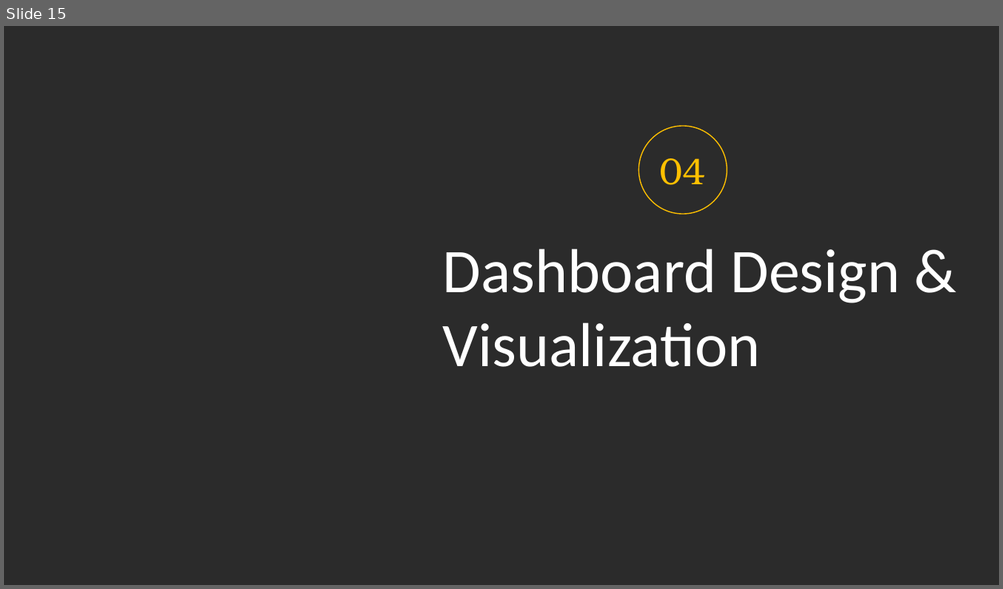
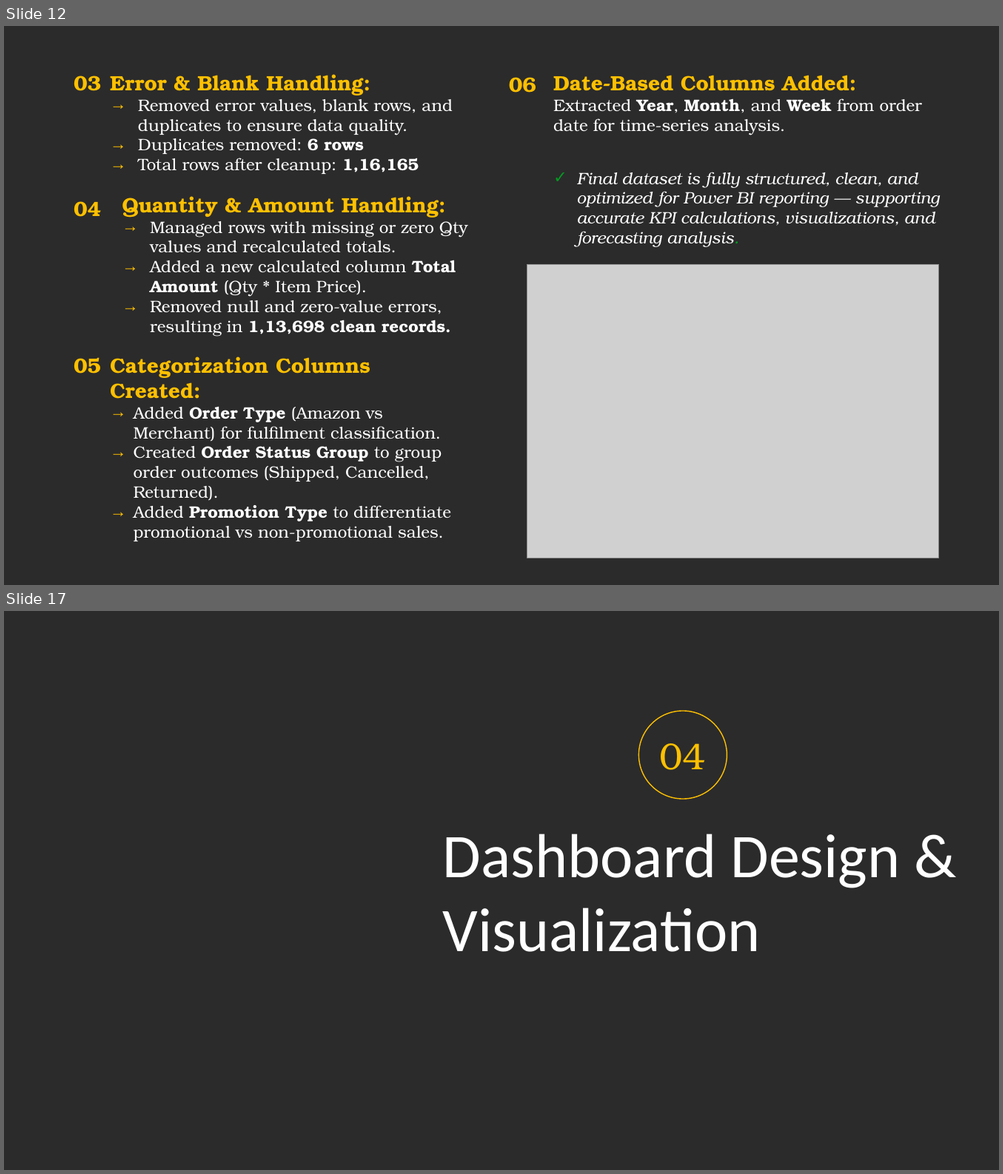
Before and after one commit to prafullwahatule/BI-Amazon-Sale-Report, a slide deck: Report/Amazon Sales Report.pptx. Shown one above the other, each under a label of ours: slide 15 before the commit, slides 12 and 17 after it; the slides between them are not shown. The pictures are 1003x589 and 1003x1174 pixels, drawn with LibreOffice and Linux fonts; fonts in the diff are those of the drawing; grey boxes stand for pictures; background and template pictures are left out; a plain dark background stands for a picture behind light text. Boxes give left, top, right and bottom in pixels: in the first picture for what was removed or moved away, otherwise in the second. Text is boxed around its words. In the diff, an @@ line names an element or a change of style, - is before the commit and + after.

Commit message:
Complete EDA & Data Transformation Section in PPT

```diff
--- a/Report/Amazon Sales Report.pptx
+++ b/Report/Amazon Sales Report.pptx
@@ slide 12 added at [4, 26, 999, 585], background picture (left out) @@
@@ text added at [74, 76, 101, 91], 20 pt, text #FFC000, bold @@
+03
@@ text added at [110, 74, 452, 174], 16 pt, text #FFFFFF @@
+Error & Blank Handling:
+→ Removed error values, blank rows, and duplicates to ensure data quality.
+→ Duplicates removed: 6 rows
+→ Total rows after cleanup: 1,16,165
@@ text added at [509, 77, 536, 93], 20 pt, text #FFC000, bold @@
+06
@@ text added at [553, 75, 922, 135], 16 pt, text #FFFFFF @@
+Date-Based Columns Added:
+Extracted Year, Month, and Week from order date for time-series analysis.
@@ text added at [577, 172, 939, 247], 16 pt, text #FFFFFF, italic @@
+✓ Final dataset is fully structured, clean, and optimized for Power BI reporting — supporting accurate KPI calculations, visualizations, and forecasting analysis.
@@ text added at [74, 201, 101, 217], 20 pt, text #FFC000, bold @@
+04
@@ text added at [122, 196, 468, 336], 16 pt, text #FFFFFF @@
+Quantity & Amount Handling:
+→ Managed rows with missing or zero Qty values and recalculated totals.
+→ Added a new calculated column Total Amount (Qty * Item Price).
+→ Removed null and zero-value errors, resulting in 1,13,698 clean records.
@@ picture added at [527, 264, 938, 558] @@
@@ text added at [74, 358, 101, 374], 20 pt, text #FFC000, bold @@
+05
@@ text added at [110, 357, 451, 542], 16 pt, text #FFFFFF @@
+Categorization Columns Created:
+→ Added Order Type (Amazon vs Merchant) for fulfilment classification.
+→ Created Order Status Group to group order outcomes (Shipped, Cancelled, Returned).
+→ Added Promotion Type to differentiate promotional vs non-promotional sales.
@@ what was slide 15 is now slide 17 @@
```
Also in this commit, not shown: 3 slides changed, 3 other slides added, 2 slides removed, 2 other files.
